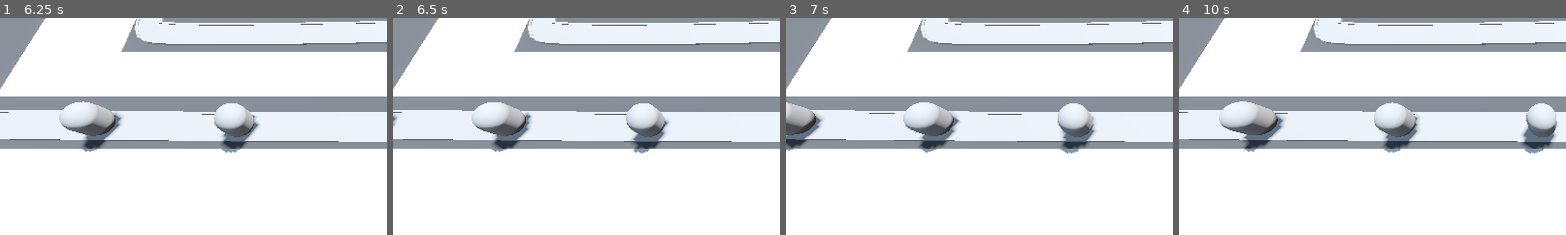
Above: before the commit, frames 1-4 (left to right).
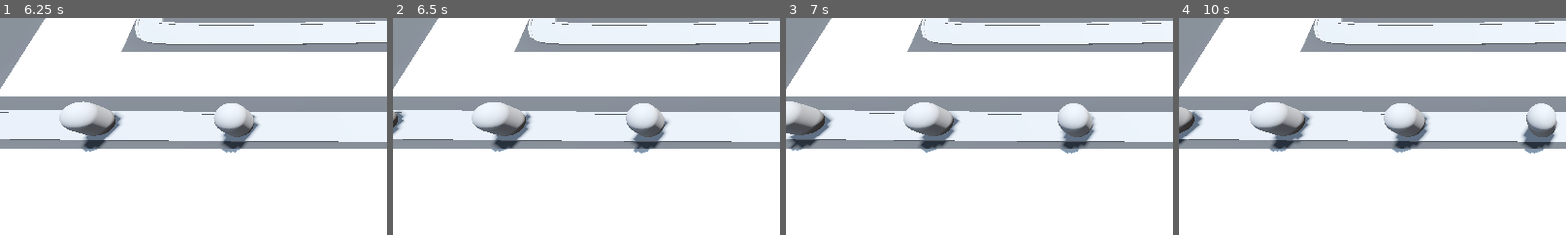
Above: after the commit, the same moments.

Repository: AhmadNasserx/tower-tiles
Game: Godot game, scene res://base_level.tscn
Same seed, same stepped clock (60 frames per second), same inputs: the game is played once before the commit and once after it.
Inputs (mouse positions are % of the whole screen's width and height, from its top left):
- Up to frame 1 (6.25 s): tap Enter at 0.5, 2 s; move the mouse to (72, 45) at 0.52 s; press the mouse at (72, 45) at 0.53 s; tap Space at 1.25 s; move the mouse to (30, 55) at 1.27 s; release the mouse at (30, 55) at 1.28 s; click (30, 55) at 1.35 s; move the mouse to (60, 28) at 2.02 s; press the mouse at (60, 28) at 2.03 s; move the mouse to (45, 70) at 2.77 s; release the mouse at (45, 70) at 2.78 s; click (45, 70) at 2.85 s; move the mouse to (80, 65) at 3.52 s; press the mouse at (80, 65) at 3.53 s; move the mouse to (20, 35) at 4.27 s; release the mouse at (20, 35) at 4.28 s; click (20, 35) at 4.35 s; move the mouse to (55, 50) at 5.02 s; press the mouse at (55, 50) at 5.03 s; move the mouse to (35, 25) at 5.77 s; release the mouse at (35, 25) at 5.78 s; click (35, 25) at 5.85 s
- Up to frame 2 (6.5 s): no input
- Up to frame 3 (7 s): move the mouse to (72, 45) at 6.52 s; press the mouse at (72, 45) at 6.53 s
- Up to frame 4 (10 s): move the mouse to (30, 55) at 7.27 s; release the mouse at (30, 55) at 7.28 s; click (30, 55) at 7.35 s; move the mouse to (60, 28) at 8.02 s; press the mouse at (60, 28) at 8.03 s; move the mouse to (45, 70) at 8.77 s; release the mouse at (45, 70) at 8.78 s; click (45, 70) at 8.85 s; move the mouse to (80, 65) at 9.52 s; press the mouse at (80, 65) at 9.53 s
The pictures show only the part of the screen within x 0-50%, y 34-84%; the shares and areas given below are measured in that part.

Frame 1 is identical in both runs. In frame 2, 0.2% of the frame differs, in the area x 0-4%, y 42-55%; in frame 3, 1.3%; in frame 4, 5.7%, in the area x 0-65%, y 38-63%.

Commit message:
difficulty curve

Diff:
--- /dev/null
+++ b/DifficulityManager/difficulty_manager.gd
@@ -0,0 +1,21 @@
+extends Node
+
+@export var game_length := 30.0
+@export var spawn_time_curve: Curve
+@onready var timer: Timer = $Timer
+
+# Called when the node enters the scene tree for the first time.
+func _ready() -> void:
+	timer.start(game_length)
+
+# Called every frame. 'delta' is the elapsed time since the previous frame.
+func _process(delta: float) -> void:
+	pass
+
+
+func game_progress_ratio() -> float:
+	return 1.0 - (timer.time_left / game_length)
+
+
+func get_spawn_time()-> float:
+	return spawn_time_curve.sample(game_progress_ratio())
--- /dev/null
+++ b/DifficulityManager/difficulty_manager.tscn
@@ -0,0 +1,16 @@
+[gd_scene load_steps=3 format=3 uid="uid://cgafixcc602mv"]
+
+[ext_resource type="Script" path="res://DifficulityManager/difficulty_manager.gd" id="1_hnhqq"]
+
+[sub_resource type="Curve" id="Curve_ysx63"]
+min_value = 0.25
+max_value = 2.0
+_data = [Vector2(0, 2), 0.0, -1.97034, 0, 1, Vector2(0.88817, 0.25), -1.97034, 0.0, 1, 0]
+point_count = 2
+
+[node name="DifficultyManager" type="Node"]
+script = ExtResource("1_hnhqq")
+spawn_time_curve = SubResource("Curve_ysx63")
+
+[node name="Timer" type="Timer" parent="."]
+one_shot = true
--- a/Enemy/enemy.tscn
+++ b/Enemy/enemy.tscn
@@ -14,6 +14,21 @@
 radius = 1.0
 height = 3.0
 
+[sub_resource type="Animation" id="Animation_04w2o"]
+length = 0.001
+tracks/0/type = "value"
+tracks/0/imported = false
+tracks/0/enabled = true
+tracks/0/path = NodePath("DamageHilight:visible")
+tracks/0/interp = 1
+tracks/0/loop_wrap = true
+tracks/0/keys = {
+"times": PackedFloat32Array(0),
+"transitions": PackedFloat32Array(1),
+"update": 1,
+"values": [true]
+}
+
 [sub_resource type="Animation" id="Animation_h2ry0"]
 resource_name = "TakeDamage"
 length = 0.1
@@ -28,21 +43,6 @@
 "transitions": PackedFloat32Array(1, 1),
 "update": 1,
 "values": [true, false]
-}
-
-[sub_resource type="Animation" id="Animation_04w2o"]
-length = 0.001
-tracks/0/type = "value"
-tracks/0/imported = false
-tracks/0/enabled = true
-tracks/0/path = NodePath("DamageHilight:visible")
-tracks/0/interp = 1
-tracks/0/loop_wrap = true
-tracks/0/keys = {
-"times": PackedFloat32Array(0),
-"transitions": PackedFloat32Array(1),
-"update": 1,
-"values": [true]
 }
 
 [sub_resource type="AnimationLibrary" id="AnimationLibrary_047et"]
--- a/Turret/turret.tscn
+++ b/Turret/turret.tscn
@@ -6,6 +6,21 @@
 
 [sub_resource type="StandardMaterial3D" id="StandardMaterial3D_0rd57"]
 albedo_color = Color(0.0588235, 0.0705882, 0.105882, 1)
+
+[sub_resource type="Animation" id="Animation_iovgx"]
+length = 0.001
+tracks/0/type = "value"
+tracks/0/imported = false
+tracks/0/enabled = true
+tracks/0/path = NodePath("base/turret:position")
+tracks/0/interp = 1
+tracks/0/loop_wrap = true
+tracks/0/keys = {
+"times": PackedFloat32Array(0),
+"transitions": PackedFloat32Array(1),
+"update": 0,
+"values": [Vector3(0.928735, 0, -0.835203)]
+}
 
 [sub_resource type="Animation" id="Animation_hrp8j"]
 resource_name = "fire"
@@ -21,21 +36,6 @@
 "transitions": PackedFloat32Array(1, 1, 1),
 "update": 0,
 "values": [Vector3(0.928735, 0, -0.835203), Vector3(0.928735, 0, -1.29201), Vector3(0.928735, 0, -0.835203)]
-}
-
-[sub_resource type="Animation" id="Animation_iovgx"]
-length = 0.001
-tracks/0/type = "value"
-tracks/0/imported = false
-tracks/0/enabled = true
-tracks/0/path = NodePath("base/turret:position")
-tracks/0/interp = 1
-tracks/0/loop_wrap = true
-tracks/0/keys = {
-"times": PackedFloat32Array(0),
-"transitions": PackedFloat32Array(1),
-"update": 0,
-"values": [Vector3(0.928735, 0, -0.835203)]
 }
 
 [sub_resource type="AnimationLibrary" id="AnimationLibrary_2stak"]
--- a/base_level.tscn
+++ b/base_level.tscn
@@ -8,6 +8,7 @@
 [ext_resource type="Script" path="res://turret_manager.gd" id="5_fwrpv"]
 [ext_resource type="PackedScene" uid="uid://bvpv2p1tllxwo" path="res://Turret/turret.tscn" id="6_555ld"]
 [ext_resource type="Script" path="res://bank.gd" id="8_i42lf"]
+[ext_resource type="PackedScene" uid="uid://cgafixcc602mv" path="res://DifficulityManager/difficulty_manager.tscn" id="9_h0t0t"]
 
 [sub_resource type="ProceduralSkyMaterial" id="ProceduralSkyMaterial_k5t2i"]
 sky_horizon_color = Color(0.64625, 0.65575, 0.67075, 1)
@@ -64,11 +65,12 @@
 "cells": PackedInt32Array(65531, 65533, 0, 65532, 65533, 0, 3, 65533, 0, 4, 65533, 0, 5, 65533, 0, 65531, 2, 0, 65531,  …(985 unchanged characters)…
 }
 
-[node name="EnemyPath" type="Path3D" parent="."]
+[node name="EnemyPath" type="Path3D" parent="." node_paths=PackedStringArray("difficulty_manager")]
 transform = Transform3D(1, 0, 0, 0, 1, 0, 0, 0, 1, -0.0862172, 0, 0)
 curve = SubResource("Curve3D_aj65g")
 script = ExtResource("3_0xs0x")
 enemy_scene = ExtResource("2_h8q3e")
+difficulty_manager = NodePath("../DifficultyManager")
 
 [node name="Road" type="CSGPolygon3D" parent="EnemyPath"]
 polygon = PackedVector2Array(-1, 0.1, -1, 0.1, 1, 0.1, 1, 0.1)
@@ -126,6 +128,7 @@
 anchor_bottom = 1.0
 grow_horizontal = 2
 grow_vertical = 2
+mouse_filter = 2
 theme_override_constants/margin_left = 16
 theme_override_constants/margin_top = 16
 theme_override_constants/margin_right = 16
@@ -139,4 +142,6 @@
 text = "PlaceHolder"
 label_settings = SubResource("LabelSettings_13j6e")
 
+[node name="DifficultyManager" parent="." instance=ExtResource("9_h0t0t")]
+
 [connection signal="timeout" from="EnemyPath/Timer" to="EnemyPath" method="spawn_enemy"]
--- a/enemy_path.gd
+++ b/enemy_path.gd
@@ -1,7 +1,10 @@
 extends Path3D
 
 @export var enemy_scene: PackedScene
+@export var difficulty_manager: Node
+@onready var timer: Timer = $Timer
 
 func spawn_enemy():
 	var new_enemy = enemy_scene.instantiate()
 	add_child(new_enemy)
+	timer.wait_time = difficulty_manager.get_spawn_time()
Not shown: 4 places in MeshLibraries/SpaceLibrary.tres that only renumber resources
Not shown: 1 places in base_level.tscn that only renumber resources
